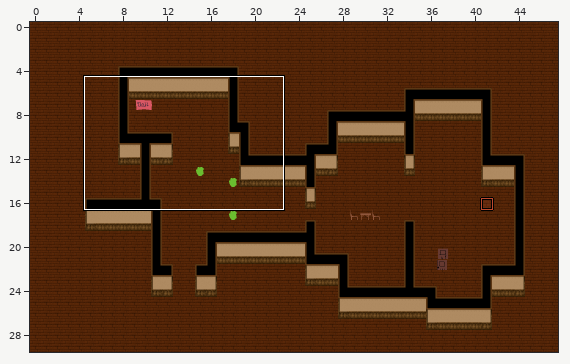
Level history. LDtk project: res/maps/phasmo_world.ldtk. The first picture is a wide view before the edit; the outline marks the close-up.
Close-up. Before the edit:
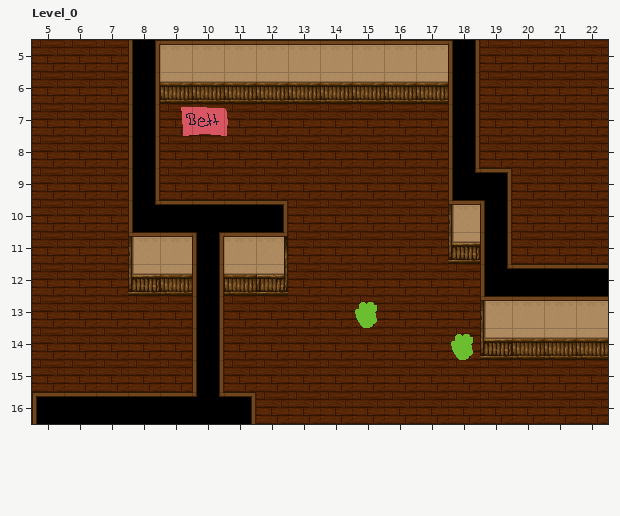
Cells are 32x32 px. Shown: Level_0 x 5..22, y 5..16. The commit also changed other parts of the map, which this record leaves out.
New version:
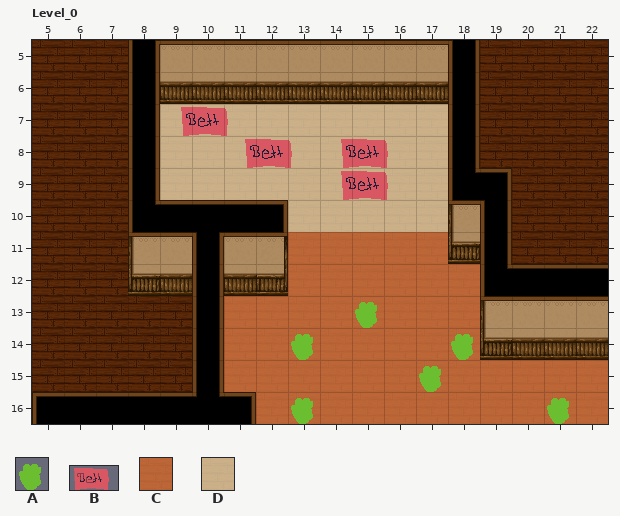
Key: from "Furnitures": A 2, B 3; from "Rooms": C 2 "Hallway", D 3 "Bedroom".
_ is an empty cell.
Objects are placed by their top-left corner, in cells (3,4 is the top-left corner of cell 3,4); size is 1x1 cell unless given.
Tiles of an added or newly shown layer are drawn over the layers below it.
See-through tiles are keyed as they look on the map.
Changes in this commit:
Layer "Rooms" (added):
Tile C is added in row 11 at x 13 to 17; in row 12 at x 13 to 18; in rows 13 to 14 at x 11 to 18; in row 15 at x 11 to 22; in row 16 at x 12 to 22.
Tile D is added in rows 7 to 9 at x 9 to 17; in row 10 at x 13 to 17.
Layer "Entities":
A new object: A "SmallPlant" at 13,16.
A new object: A "SmallPlant" at 13,14.
A new object: A "SmallPlant" at 17,15.
A new object: A "SmallPlant" at 21,16.
A new object: B "Bed" at 14.5,9 size 2x1.
A new object: B "Bed" at 11.5,8 size 2x1.
A new object: B "Bed" at 14.5,8 size 2x1.
Pixel boxes of the changes (left, top, right, bottom) in both close-ups:
added: (160, 104, 608, 424)
